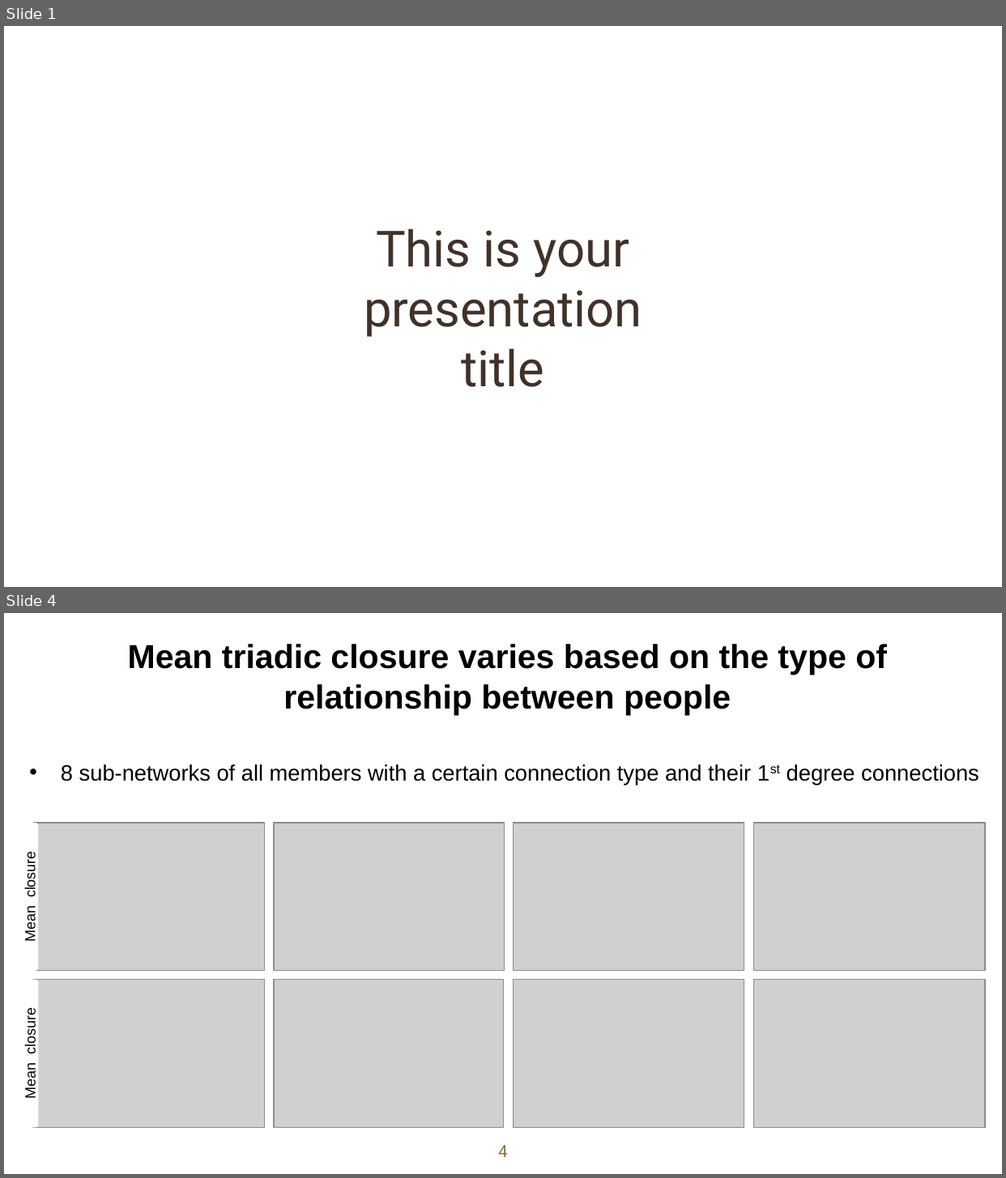
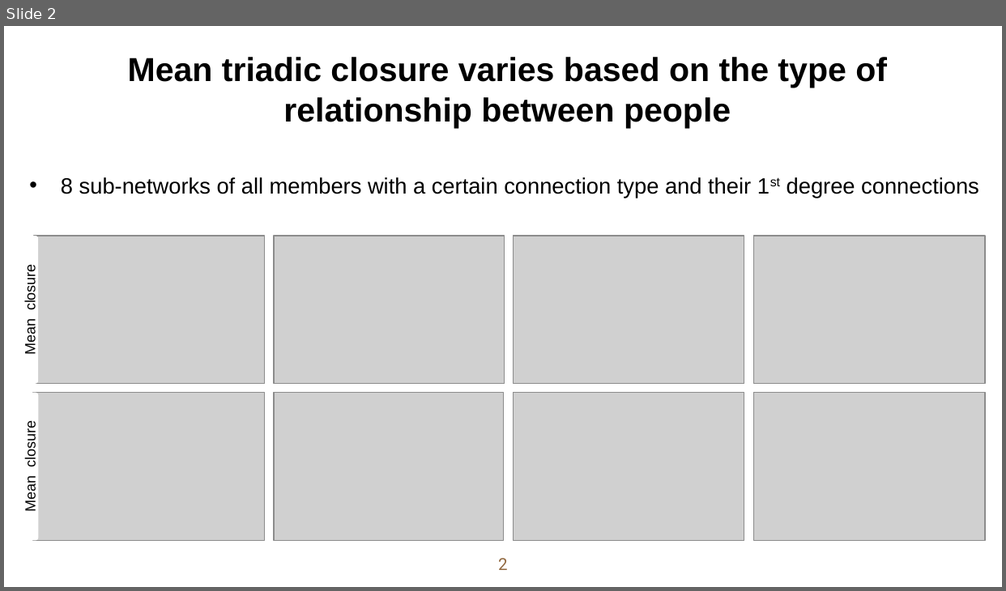
Before and after one commit to alex-luwenhui/MSBA-Team6-BaconProject, a slide deck: Mira slides.pptx. Shown one above the other, each under a label of ours: slides 1 and 4 before the commit, slide 2 after it; the slides between them are not shown. The pictures are 1006x1178 and 1006x591 pixels, drawn with LibreOffice and Linux fonts; fonts in the diff are those of the drawing; grey boxes stand for pictures; background and template pictures are left out. Boxes give left, top, right and bottom in pixels: in the first picture for what was removed or moved away, otherwise in the second. Text is boxed around its words. In the diff, an @@ line names an element or a change of style, - is before the commit and + after.

```diff
--- a/Mira slides.pptx
+++ b/Mira slides.pptx
@@ slide 1 removed at [4,26,1002,587], background picture (left out) @@
@@ title removed at [364,228,642,387] @@
-This is your presentation title
@@ what was slide 4 is now slide 2 @@
@@ page number at [498,558,508,570]: text changed @@
-4
+2
```
Also in this commit, not shown: 2 slides changed, 1 slide added, 3 other slides removed, 2 other files.
